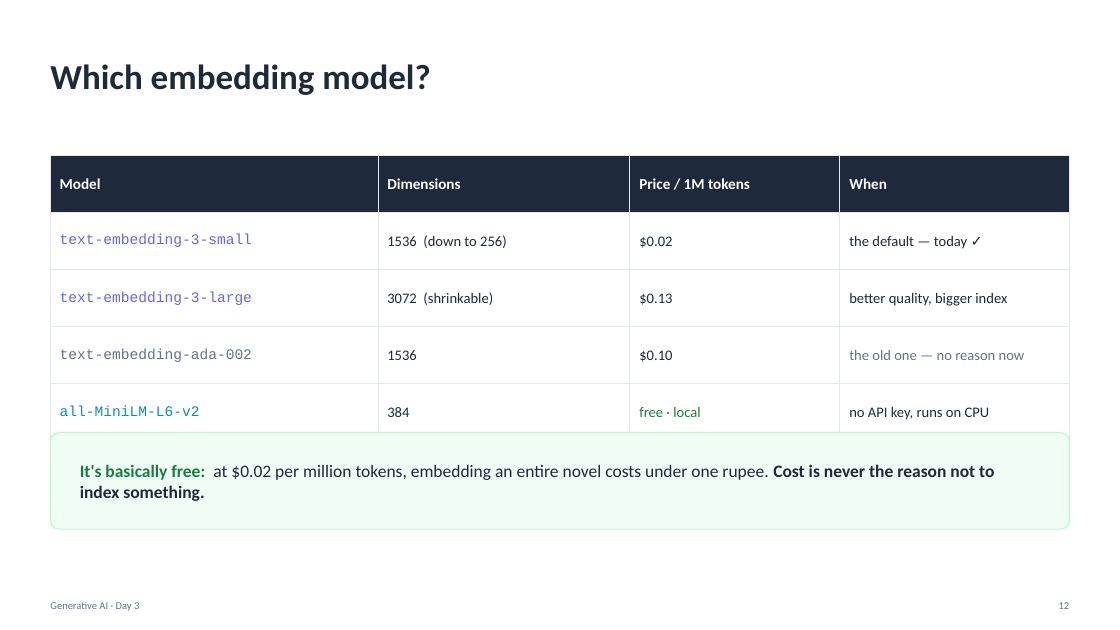
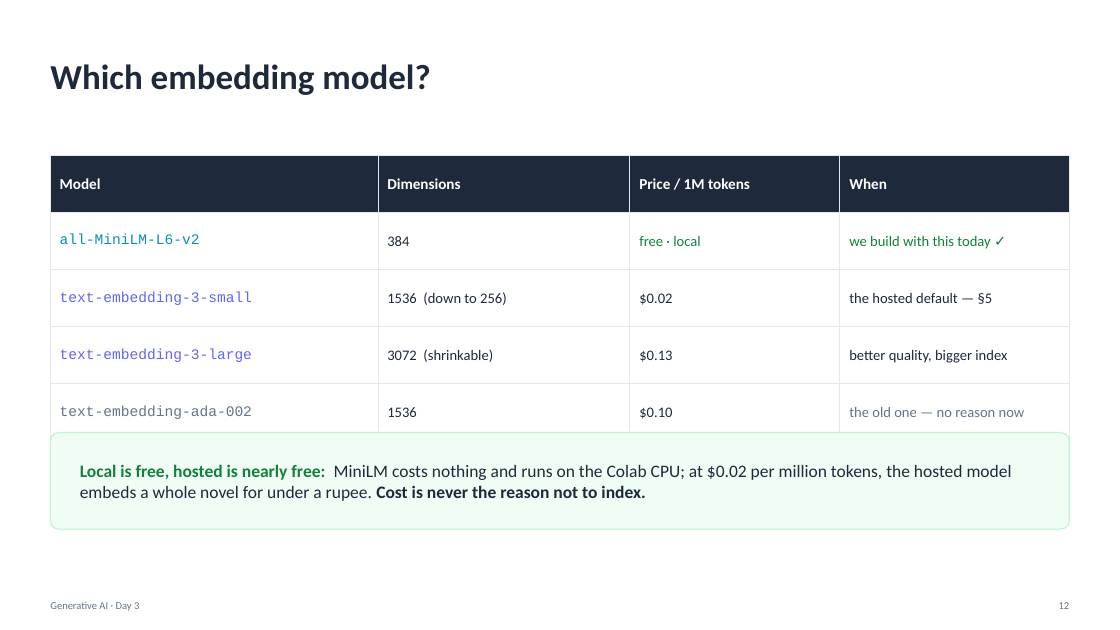
Before and after one commit to Poorit-Technologies/lpu-training, a slide deck: slide 12 of generative-ai/slides/Day03_GenAI.pptx. Drawn at 1120x630 pixels with LibreOffice and Linux fonts; fonts in the diff are those of the drawing. Boxes give left, top, right and bottom in pixels: in the first picture for what was removed or moved away, otherwise in the second. Text is boxed around its words. In the diff, an @@ line names an element or a change of style, - is before the commit and + after.

```diff
--- a/generative-ai/slides/Day03_GenAI.pptx
+++ b/generative-ai/slides/Day03_GenAI.pptx
@@ table at (50, 155, 1070, 441) @@
-row 2: text-embedding-3-small | 1536 (down to 256) | $0.02 | the default — today ✓
+row 2: all-MiniLM-L6-v2 | 384 | free · local | we build with this today ✓
+row 3: text-embedding-3-small | 1536 (down to 256) | $0.02 | the hosted default — §5
-row 5: all-MiniLM-L6-v2 | 384 | free · local | no API key, runs on CPU
@@ text at (80, 464, 1012, 501): text changed @@
-It's basically free: at $0.02 per million tokens, embedding an entire novel costs under one rupee. Cost is never the reason not to index something.
+Local is free, hosted is nearly free: MiniLM costs nothing and runs on the Colab CPU; at $0.02 per million tokens, the hosted model embeds a whole novel for under a rupee. Cost is never the reason not to index.
```
Also in this commit, not shown: 9 other slides changed, 2 other files.
